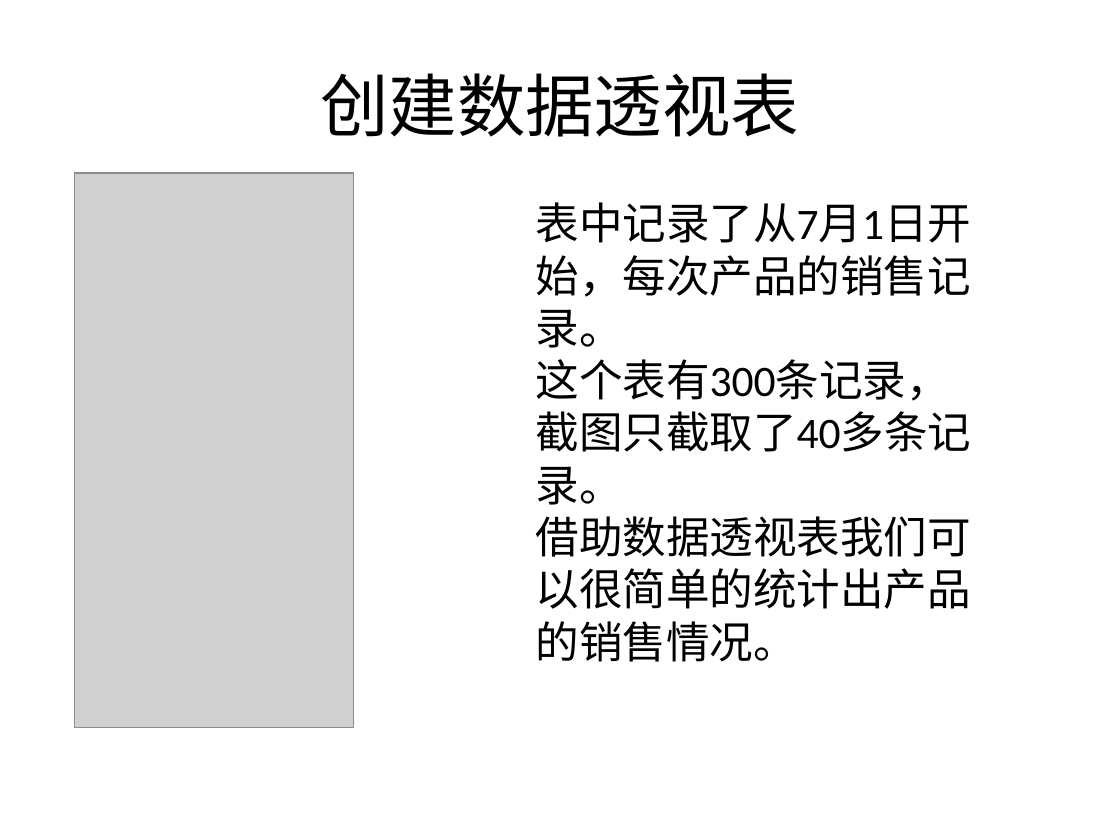
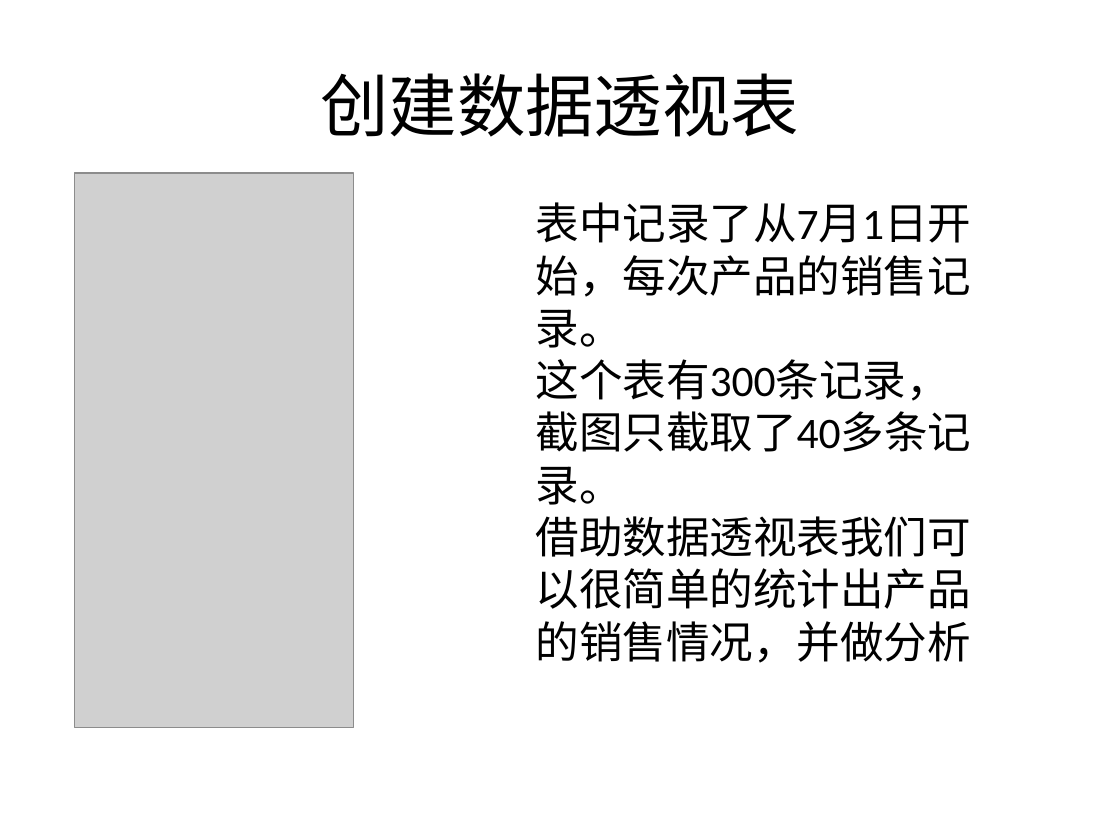
Before and after one commit to sans123wx/class, a slide deck: slide 20 of 第4章excel/图表/图表.pptx. Drawn at 1120x840 pixels with LibreOffice and Linux fonts; fonts in the diff are those of the drawing; grey boxes stand for pictures. Boxes give left, top, right and bottom in pixels: in the first picture for what was removed or moved away, otherwise in the second. Text is boxed around its words. In the diff, an @@ line names an element or a change of style, - is before the commit and + after.

```diff
--- a/第4章excel/图表/图表.pptx
+++ b/第4章excel/图表/图表.pptx
@@ text at <box>536,516,971,663</box>: text changed @@
-借助数据透视表我们可以很简单的统计出产品的销售情况。
+借助数据透视表我们可以很简单的统计出产品的销售情况，并做分析
```
Also in this commit, not shown: 2 other slides changed, 4 other files.
